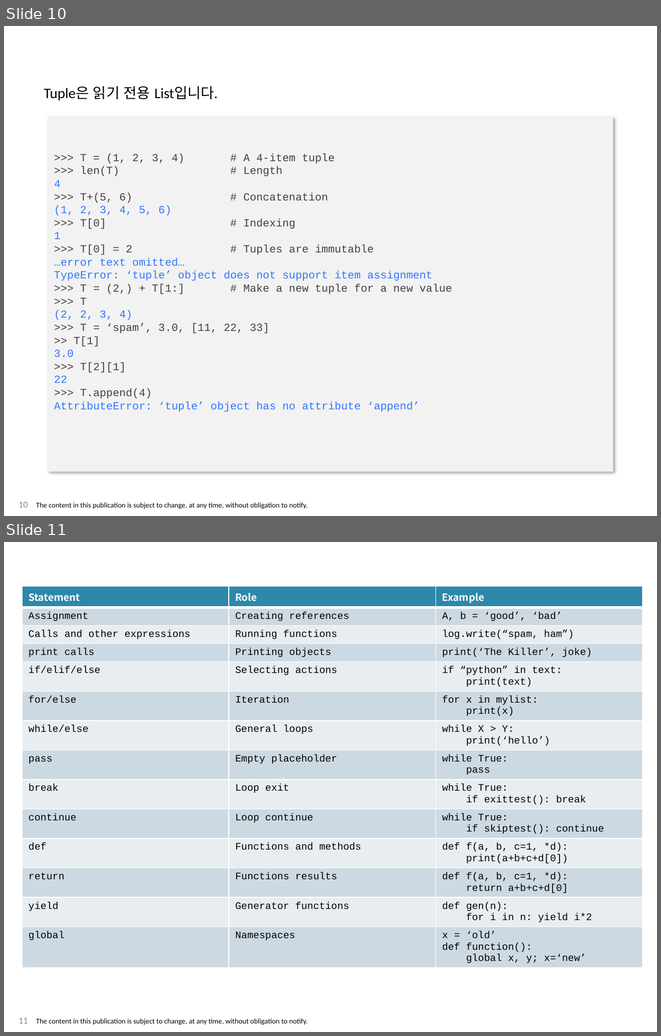
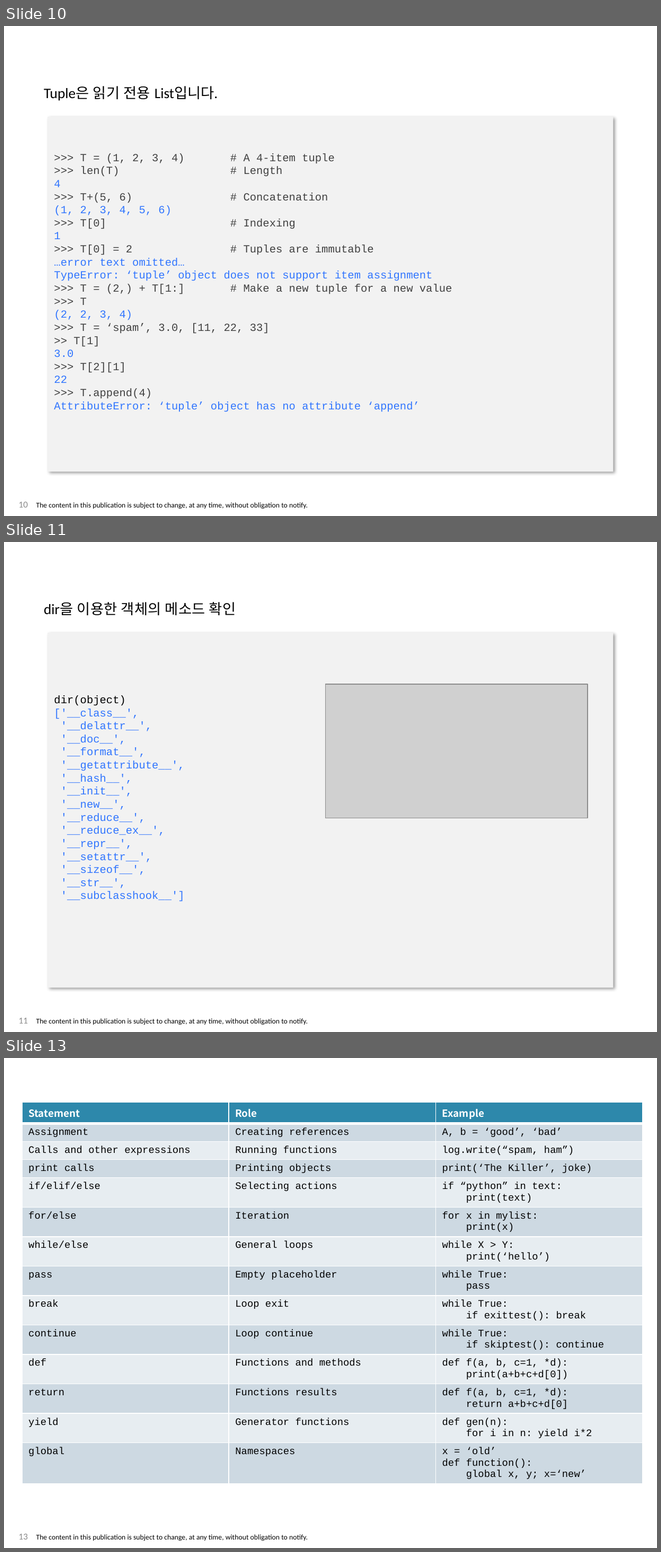
Before and after one commit to steveyoon77/gnu_radio_tutorials_ko, a slide deck: python/20140901.python-wxpython-seminar.pptx. Shown one above the other, each under a label of ours: slides 10 and 11 before the commit, slides 10, 11 and 13 after it; the slides between them are not shown. The pictures are 661x1036 and 661x1552 pixels, drawn with LibreOffice and Linux fonts; fonts in the diff are those of the drawing; grey boxes stand for pictures; background and template pictures are left out. Boxes give left, top, right and bottom in pixels: in the first picture for what was removed or moved away, otherwise in the second. Text is boxed around its words. In the diff, an @@ line names an element or a change of style, - is before the commit and + after.

```diff
--- a/python/20140901.python-wxpython-seminar.pptx
+++ b/python/20140901.python-wxpython-seminar.pptx
@@ slide 11 added at [4,542,657,1032], background #FFFFFF; not listed: 1 template element that a slide beside it also shows @@
@@ title added at [19,543,644,574], 24 pt, text #FFFFFF @@
+Getting help (cont’)
@@ text added at [44,602,236,616], 16 pt, text #000000 @@
+dir을 이용한 객체의 메소드 확인
@@ rectangle added at [48,633,613,987], fill #F2F2F2, 12 pt, text #3075FF @@
+dir(object)
+['__class__',
+'__delattr__',
+'__doc__',
+'__format__',
+'__getattribute__',
+'__hash__',
+'__init__',
+'__new__',
+'__reduce__',
+'__reduce_ex__',
+'__repr__',
+'__setattr__',
+'__sizeof__',
+'__str__',
+'__subclasshook__']
@@ picture added at [325,685,588,818] @@
@@ page number added at [19,1017,28,1023], 10 pt, text #8C8C8C @@
+11
@@ what was slide 11 is now slide 13 @@
@@ page number at [19,1533,28,1539]: text changed @@
-11
+13
```
Also in this commit, not shown: 2 slides changed, 1 other slide added, 48 other files.
